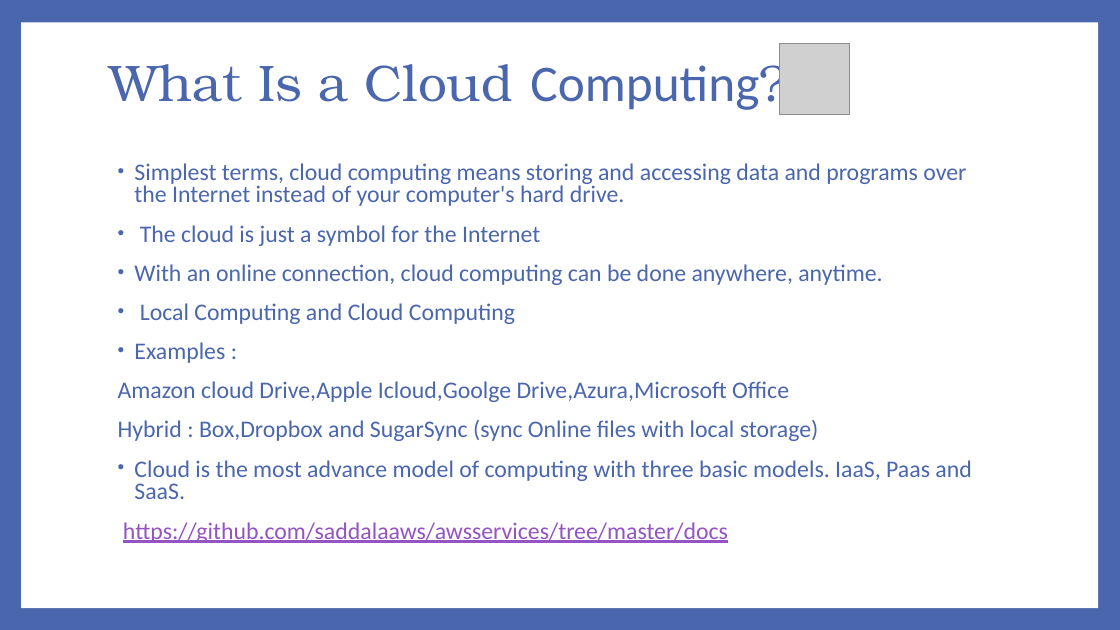
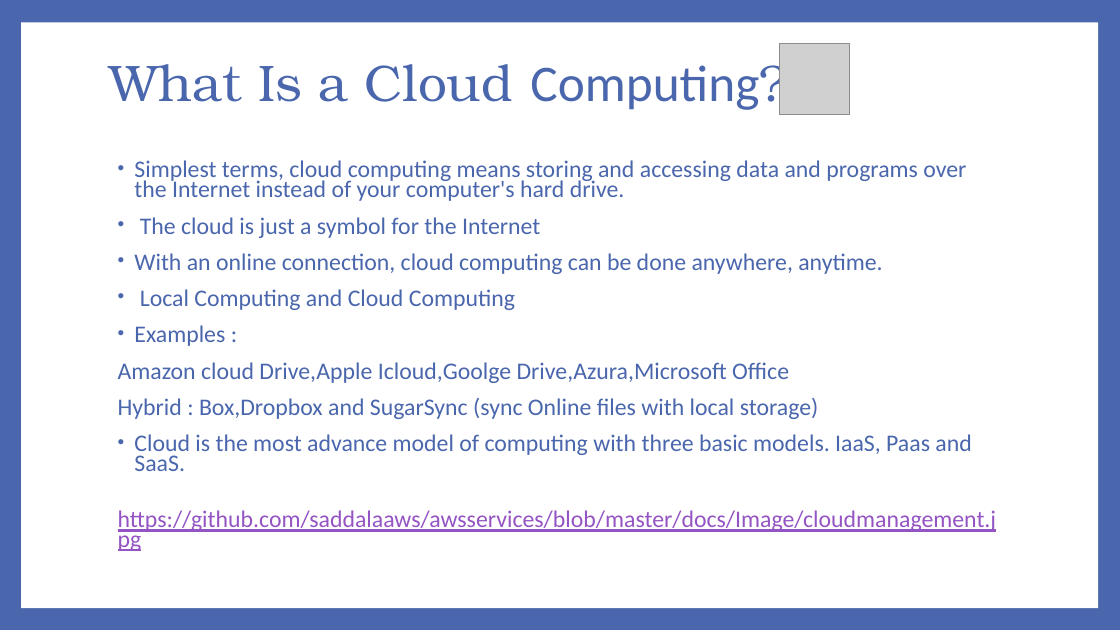
Before and after one commit to saddalaaws/awsservices, a slide deck: slide 3 of docs/EC2creation.pptx. Drawn at 1120x630 pixels with LibreOffice and Linux fonts; fonts in the diff are those of the drawing; grey boxes stand for pictures. Boxes give left, top, right and bottom in pixels: in the first picture for what was removed or moved away, otherwise in the second. Text is boxed around its words. In the diff, an @@ line names an element or a change of style, - is before the commit and + after.

```diff
--- a/docs/EC2creation.pptx
+++ b/docs/EC2creation.pptx
@@ text at <box>118,160,971,471</box>: line spacing 0.8 to 0.7 @@
@@ text at <box>118,510,997,532</box>: text changed @@
-https://github.com/saddalaaws/awsservices/tree/master/docs
+https://github.com/saddalaaws/awsservices/blob/master/docs/Image/cloudmanagement.jpg
```
Also in this commit, not shown: 1 other slide changed.
